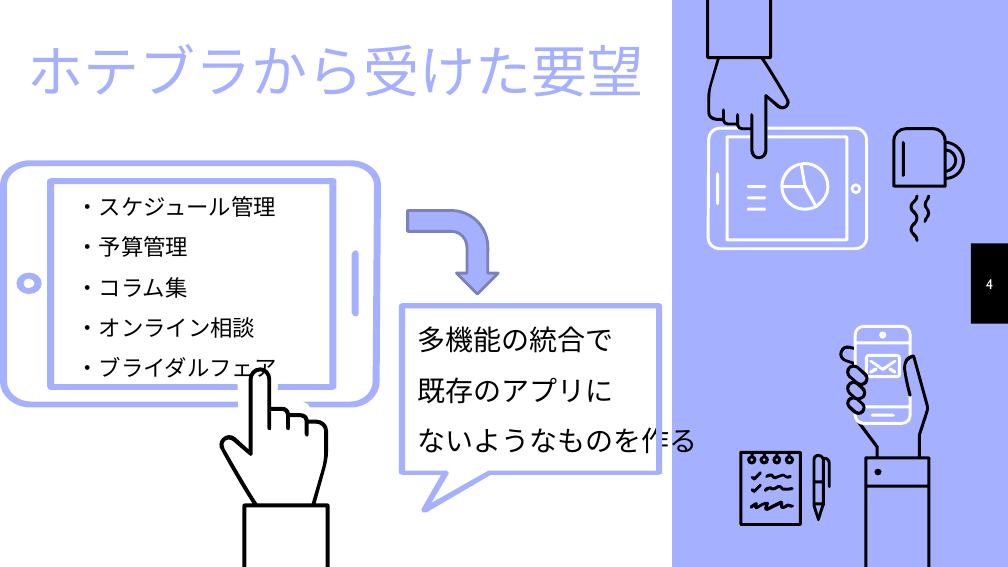
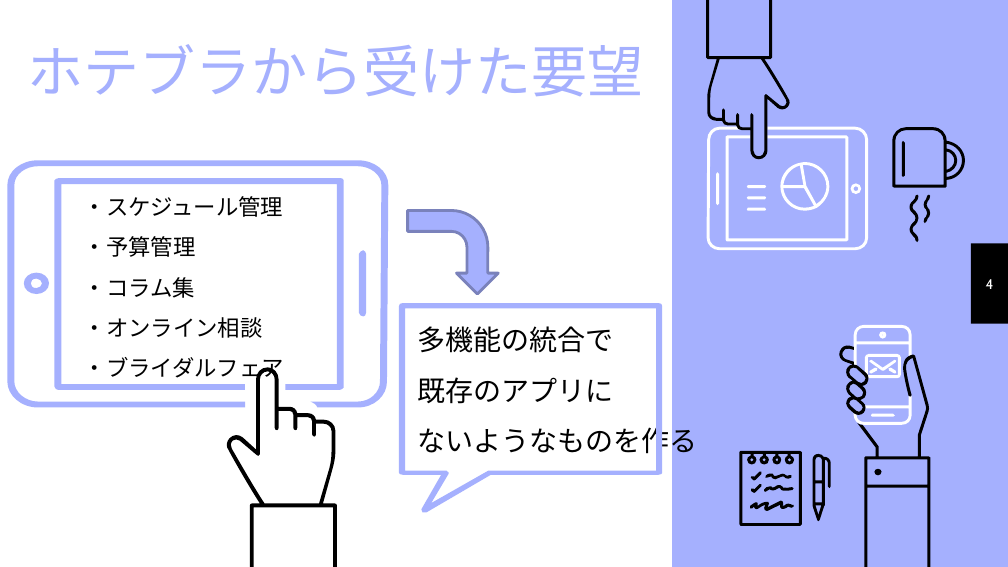
Before and after one commit to yusuke29/GR, a slide deck: slide 4 of 中間発表パワポ.pptx. Drawn at 1008x567 pixels with LibreOffice and Linux fonts; fonts in the diff are those of the drawing. Boxes give left, top, right and bottom in pixels: in the first picture for what was removed or moved away, otherwise in the second. Text is boxed around its words. In the diff, an @@ line names an element or a change of style, - is before the commit and + after.

```diff
--- a/中間発表パワポ.pptx
+++ b/中間発表パワポ.pptx
@@ text "・スケジュール管理" moved from (x1=77, y1=196, x2=277, y2=382) to (x1=84, y1=196, x2=284, y2=382) @@
@@ freeform shape moved from (x1=16, y1=272, x2=41, y2=293) to (x1=24, y1=272, x2=49, y2=293) @@
@@ 4 freeform shapes moved together from (x1=0, y1=160, x2=381, y2=567) to (x1=7, y1=160, x2=388, y2=567) @@
```
Also in this commit, not shown: 2 other slides changed.
